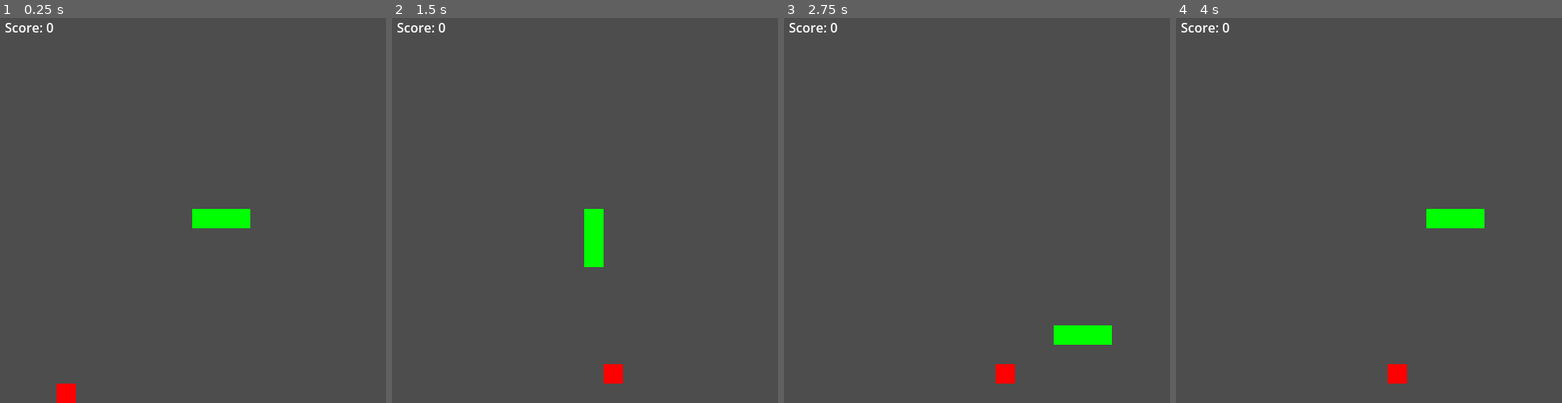
Above: before the commit, frames 1-4 (left to right).
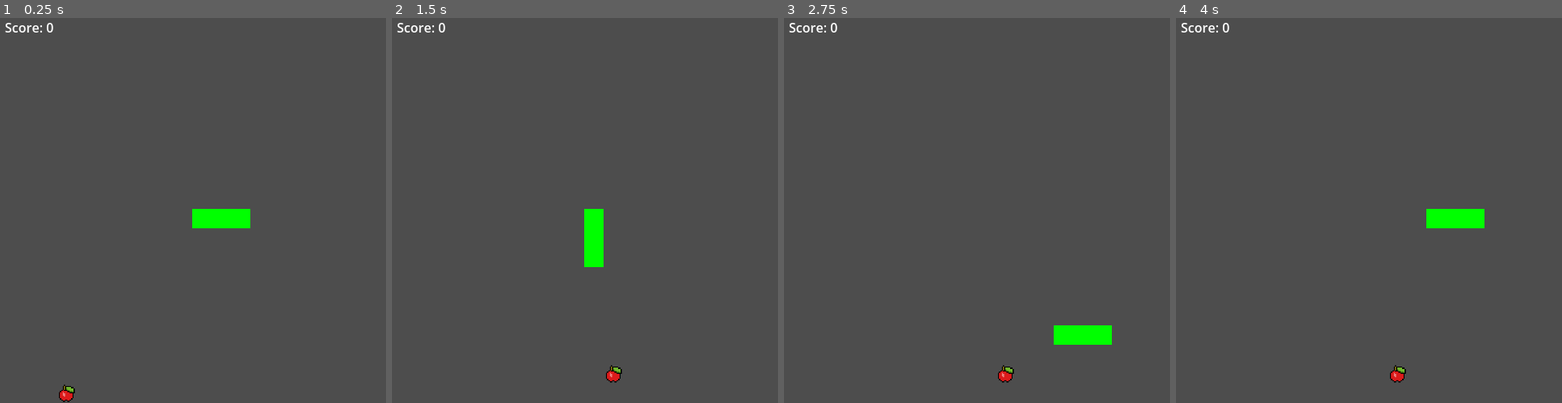
Above: after the commit, the same moments.

Repository: tuananh8497/snake
Game: Godot game, scene res://main.tscn
Same seed, same stepped clock (60 frames per second), same inputs: the game is played once before the commit and once after it.
Inputs:
- Up to frame 1 (0.25 s): no input
- Up to frame 2 (1.5 s): tap Enter (ui_text_submit) at 0.5, 0.6 s; hold Right (ui_right) 0.53-1.28 s; hold R 0.53-1.28 s; hold Down (ui_down) from 1.28 s (still down); tap R at 1.35 s
- Up to frame 3 (2.75 s): tap Enter (ui_text_submit) at 1.55, 2.1 s; release Down (ui_down) at 2.03 s; hold Right (ui_right) from 2.03 s (still down); hold R from 2.03 s (still down)
- Up to frame 4 (4 s): release Right (ui_right) at 2.78 s; release R at 2.78 s; hold Up (ui_up) 2.78-3.53 s; tap R at 2.85 s; tap Enter (ui_text_submit) at 3.05, 3.6 s; hold Left (ui_left) from 3.53 s (still down); hold R from 3.53 s (still down)

The runs differ from the first frame. In frame 1, 0.3% of the frame differs, in the area x 14-20%, y 94-100%; in frame 2, 0.3%; in frame 3, 0.3%; in frame 4, 0.3%.

Commit message:
include instruction

Diff:
--- a/main.gd
+++ b/main.gd
@@ -1,11 +1,23 @@
 extends Node2D
 
-# --- Constants ---
+# Main script for the Snake game.
+# Scene structure:
+#   Main (Node2D)
+#   ├── SnakeLayer (Node2D)
+#   ├── FoodLayer (Node2D)
+#   └── UI (CanvasLayer)
+#       ├── ScoreLabel (Label)
+#       └── GameOverLabel (Label)
+
+# --- Constants (M1.2) ---
 const GRID_SIZE: int = 20 # 20x20 grid
 const CELL_SIZE: int = 24 # Each cell is 24 pixels
-const TICK_SPEED: float = 0.12 # Seconds between each move
+const TICK_SPEED: float = 0.12 # Seconds between each movement tick
 
-# --- Game state ---
+# --- Assets (SPEC §19) ---
+var food_texture: Texture2D = preload("res://assets/apple.png")
+
+# --- Game state (M1.3) ---
 var snake_body: Array[Vector2i] = []
 var direction: Vector2i = Vector2i.RIGHT
 var next_direction: Vector2i = Vector2i.RIGHT
@@ -21,57 +33,59 @@
 @onready var game_over_label: Label = $UI/GameOverLabel
 
 
+# --- Initialization ---
 func _ready() -> void:
 	start_game()
 
 
 func start_game() -> void:
-	# Reset state
+	# Reset state (M1.3 + M3.4)
 	score = 0
 	game_over = false
 	tick_timer = 0.0
 	direction = Vector2i.RIGHT
 	next_direction = Vector2i.RIGHT
 
-	# Initialize snake at center of grid, length 3, facing right
+	# Initialize snake at center of grid, length 3, facing right (M1.3)
 	var center := Vector2i(GRID_SIZE / 2, GRID_SIZE / 2)
 	snake_body = [
-		center,
-		center + Vector2i.LEFT,
-		center + Vector2i.LEFT * 2,
+		center, # head at (10,10)
+		center + Vector2i.LEFT, # body at (9,10)
+		center + Vector2i.LEFT * 2, # tail at (8,10)
 	]
 
-	# Spawn first food
+	# Spawn first food (M2.1)
 	spawn_food()
 
-	# Update UI
+	# Update UI (M2.3)
 	score_label.text = "Score: 0"
 	game_over_label.visible = false
 
-	# Draw initial state
+	# Draw initial state (M1.6)
 	draw_game()
 
 
+# --- Main loop (M1.4) ---
 func _process(delta: float) -> void:
 	if game_over:
-		# Allow restart with R
-		if Input.is_action_just_pressed("ui_text_submit") or Input.is_key_pressed(KEY_R):
+		# Allow restart with R (M3.4)
+		if Input.is_key_pressed(KEY_R):
 			start_game()
 		return
 
-	# Handle directional input
+	# Handle directional input (M1.5)
 	handle_input()
 
-	# Accumulate time and move on each tick
+	# Accumulate time and move on each tick (M1.4)
 	tick_timer += delta
 	if tick_timer >= TICK_SPEED:
 		tick_timer -= TICK_SPEED
 		move_snake()
 
 
-# --- Input handling ---
+# --- Input handling (M1.5) ---
 func handle_input() -> void:
-	# Read input and buffer as next_direction (prevents 180° reversal)
+	# Buffer direction input; reject 180° reversal
 	if Input.is_action_just_pressed("ui_up") or Input.is_key_pressed(KEY_W):
 		if direction != Vector2i.DOWN:
 			next_direction = Vector2i.UP
@@ -86,7 +100,7 @@
 			next_direction = Vector2i.RIGHT
 
 
-# --- Core game logic ---
+# --- Core movement logic (M1.4) ---
 func move_snake() -> void:
 	# Apply buffered direction
 	direction = next_direction
@@ -94,12 +108,12 @@
 	# Calculate new head position
 	var new_head: Vector2i = snake_body[0] + direction
 
-	# Check wall collision
+	# Check wall collision (M3.1)
 	if new_head.x < 0 or new_head.x >= GRID_SIZE or new_head.y < 0 or new_head.y >= GRID_SIZE:
 		trigger_game_over()
 		return
 
-	# Check self collision (skip tail since it will move)
+	# Check self collision (M3.2)
 	if new_head in snake_body:
 		trigger_game_over()
 		return
@@ -107,22 +121,22 @@
 	# Insert new head
 	snake_body.insert(0, new_head)
 
-	# Check if food was eaten
+	# Check if food was eaten (M2.2)
 	if new_head == food_pos:
 		score += 1
 		score_label.text = "Score: " + str(score)
 		spawn_food()
 	else:
-		# Remove tail (snake doesn't grow)
+		# Remove tail — snake doesn't grow
 		snake_body.pop_back()
 
 	# Redraw the game
 	draw_game()
 
 
-# --- Food spawning ---
+# --- Food spawning (M2.1) ---
 func spawn_food() -> void:
-	# Collect all free cells
+	# Collect all free cells not occupied by the snake
 	var free_cells: Array[Vector2i] = []
 	for x in range(GRID_SIZE):
 		for y in range(GRID_SIZE):
@@ -135,7 +149,7 @@
 		food_pos = free_cells[randi() % free_cells.size()]
 
 
-# --- Rendering ---
+# --- Rendering (M1.6) ---
 func draw_game() -> void:
 	# Clear previous frame
 	_clear_children(snake_layer)
@@ -149,12 +163,18 @@
 		rect.color = Color.GREEN
 		snake_layer.add_child(rect)
 
-	# Draw food as a red square
-	var food_rect := ColorRect.new()
-	food_rect.size = Vector2(CELL_SIZE, CELL_SIZE)
-	food_rect.position = Vector2(food_pos.x * CELL_SIZE, food_pos.y * CELL_SIZE)
-	food_rect.color = Color.RED
-	food_layer.add_child(food_rect)
+	# Draw food using apple.png sprite (SPEC §19)
+	var food_sprite := Sprite2D.new()
+	food_sprite.texture = food_texture
+	food_sprite.position = Vector2(
+		food_pos.x * CELL_SIZE + CELL_SIZE / 2.0,
+		food_pos.y * CELL_SIZE + CELL_SIZE / 2.0
+	)
+	# Scale the sprite to fit one grid cell
+	if food_texture:
+		var tex_size := food_texture.get_size()
+		food_sprite.scale = Vector2(CELL_SIZE / tex_size.x, CELL_SIZE / tex_size.y)
+	food_layer.add_child(food_sprite)
 
 
 func _clear_children(node: Node) -> void:
@@ -162,7 +182,7 @@
 		child.queue_free()
 
 
-# --- Game over ---
+# --- Game over (M3.3) ---
 func trigger_game_over() -> void:
 	game_over = true
 	game_over_label.text = "Game Over!\nScore: " + str(score) + "\nPress R to restart"
Not shown, added: instruction/agent_contract.md
Not shown, added: instruction/example_prompt.md
Not shown, added: instruction/qa_checklist.md
Not shown, added: instruction/spec_snake.md
Not shown, added: instruction/tasks.md
